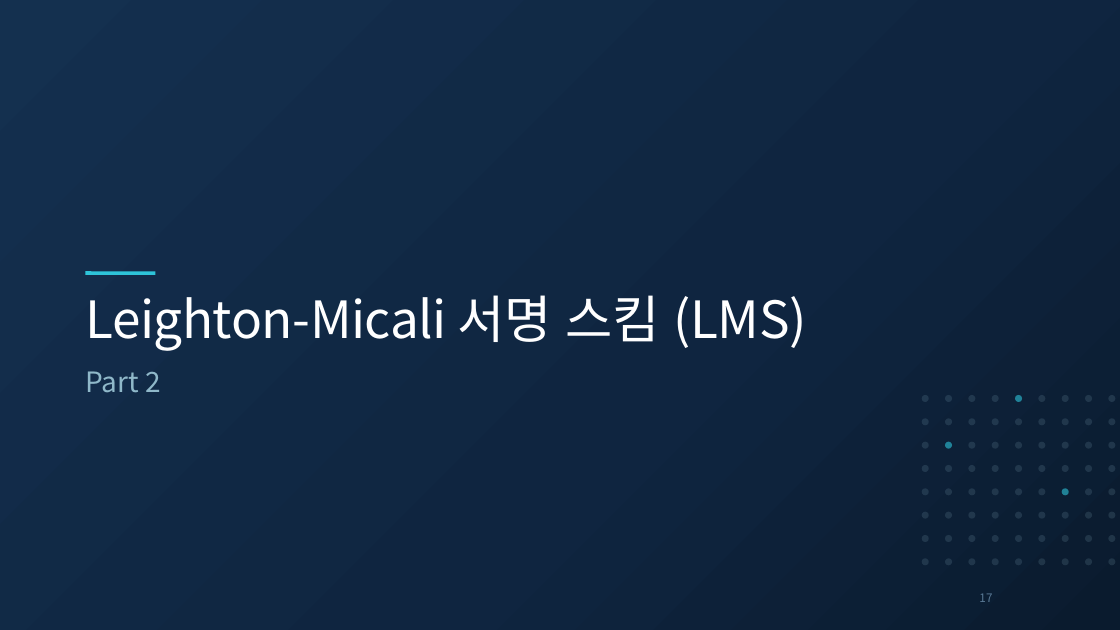
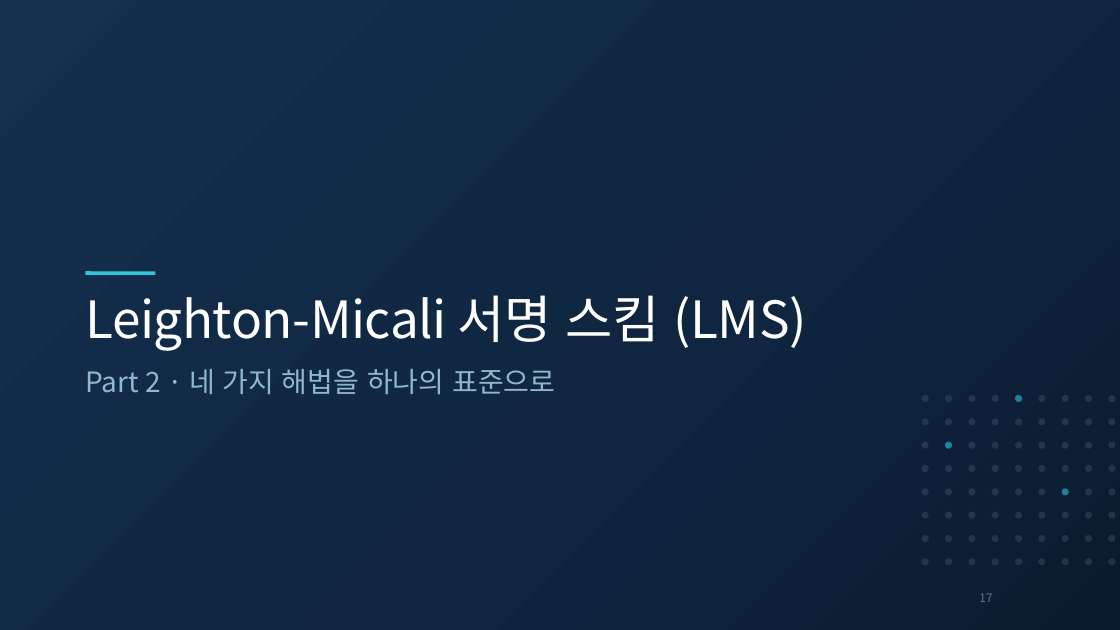
Before and after one commit to giyuubin/PQC, a slide deck: slide 17 of presentation/1001_16-17_Winternitz-Merkle-LMS.pptx. Drawn at 1120x630 pixels with LibreOffice and Linux fonts; fonts in the diff are those of the drawing. Boxes give left, top, right and bottom in pixels: in the first picture for what was removed or moved away, otherwise in the second. Text is boxed around its words. In the diff, an @@ line names an element or a change of style, - is before the commit and + after.

```diff
--- a/presentation/1001_16-17_Winternitz-Merkle-LMS.pptx
+++ b/presentation/1001_16-17_Winternitz-Merkle-LMS.pptx
@@ text at (85,369,555,394): text changed @@
-Part 2
+Part 2 · 네 가지 해법을 하나의 표준으로
```
Also in this commit, not shown: 8 other slides changed.
